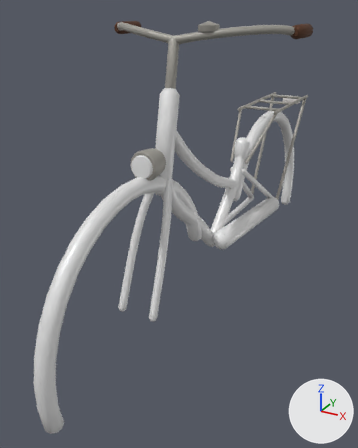
The glTF model assets/models/vehicles/bicycle_chibi.glb as it was, and as the next commit left it.
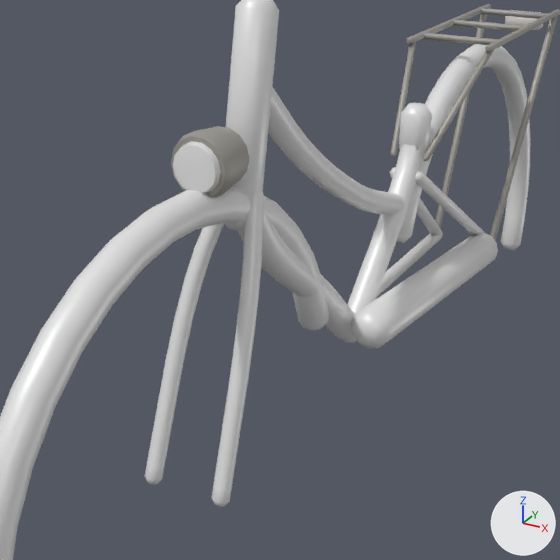
Each version appears first whole from a camera (50 mm lens) standing at (0.68, -1.51, 1.142) and looking at (-0.075, -0.138, 0.456), and next in a close-up on the part from 15% to 86% of the width and 20% to 77% of the height. The axes (+X, +Y, +Z) are drawn at lower right. The lights are the same throughout. The last two pictures show the newer version. Vertices at exactly the same position are counted once.

Names of what the first close-up shows: 'Fahrradlack', 'Sammel Metall', 'Scheinwerfer' and 1 more.
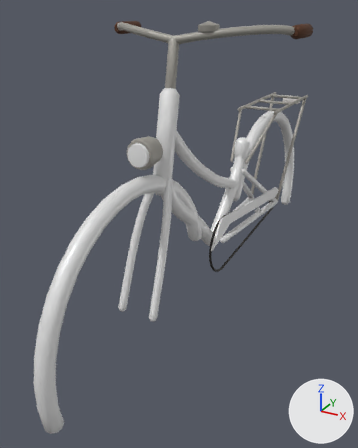
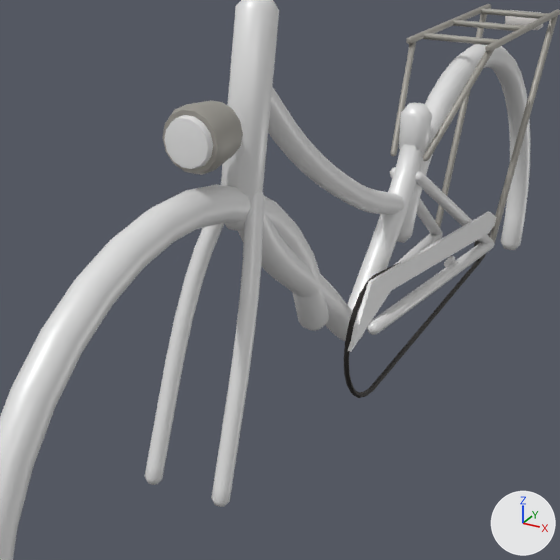
The change in detail:
me_rahmen_001 is used by ob_fahrradlack; location (0.0, 0.0, 0.0).
me_rahmen_001 had 1576 vertices, 3096 faces and spanned x -0.07..0.09, y -0.92..0.92, z 0.19..0.94.
me_rahmen_001 now has 1564 vertices, 3068 faces and spans x -0.07..0.07, y -0.92..0.92, z 0.19..0.94.
me_rahmen_001 part 1: a new loose piece of 24 vertices spanning x 0.04..0.06, y 0.29..0.31, z 0.37..0.39, in mat_fahrradlack.
Part 2, on me_rahmen_001:
48 vertices are removed from x 0.03..0.09, y -0.1..0.48, z 0.32..0.43.
92 faces are deleted.
12 vertices are added at x 0.05..0.06, y -0.15..0.56, z 0.37..0.48.
20 new faces join them.
me_chrom_005 is used by ob_sammel_metall; location (0.0, 0.0, 0.0).
me_chrom_005 had 630 vertices, 1200 faces and spanned x -0.289..0.289, y -0.47..0.804, z 0.334..1.108.
me_chrom_005 now has 774 vertices, 1484 faces and spans x -0.289..0.289, y -0.485..0.804, z 0.253..1.108.
me_chrom_005 part 3: the loose piece of 44 vertices spanning x -0.042..0.042, y -0.47..-0.405, z 0.719..0.801 is moved by (0.0, -0.015, 0.035).
me_chrom_005 part 4: a new loose piece of 110 vertices spanning x 0.036..0.044, y -0.127..0.562, z 0.253..0.467, in mat_sammel_metall.
Other edits to the shape of me_chrom_005 do not show in these pictures.
me_lampe_001 is used by ob_scheinwerfer; location (0.0, 0.0, 0.0).
me_lampe_001 had 30 vertices, 56 faces and spanned x -0.033..0.033, y -0.482..-0.466, z 0.7278..0.7922.
me_lampe_001 now has 30 vertices, 56 faces and spans x -0.033..0.033, y -0.497..-0.481, z 0.7628..0.8272.
me_lampe_001 part 5: the whole mesh is moved by (0.0, -0.015, 0.035).

What differs and where, as boxes (x1, y1, x2, y2) in the close-ups (560 x 560 px; the box of a moved part takes in the faces that stretch with it):
'Sammel Metall', reshaped
    before: (171, 3, 560, 240)
    after: (163, 3, 560, 398)
'Scheinwerfer', moved
    before: (173, 141, 221, 193)
    after: (164, 115, 213, 169)
part 1 of me_rahmen_001, added
    after: (444, 256, 455, 267)
part 2 of me_rahmen_001, reshaped
    before: (351, 232, 498, 349)
    after: (348, 212, 497, 352)
part 3 of me_chrom_005, moved or reshaped
    before: (171, 126, 249, 197)
    after: (163, 100, 243, 175)
part 4 of me_chrom_005, added
    after: (344, 232, 490, 398)
